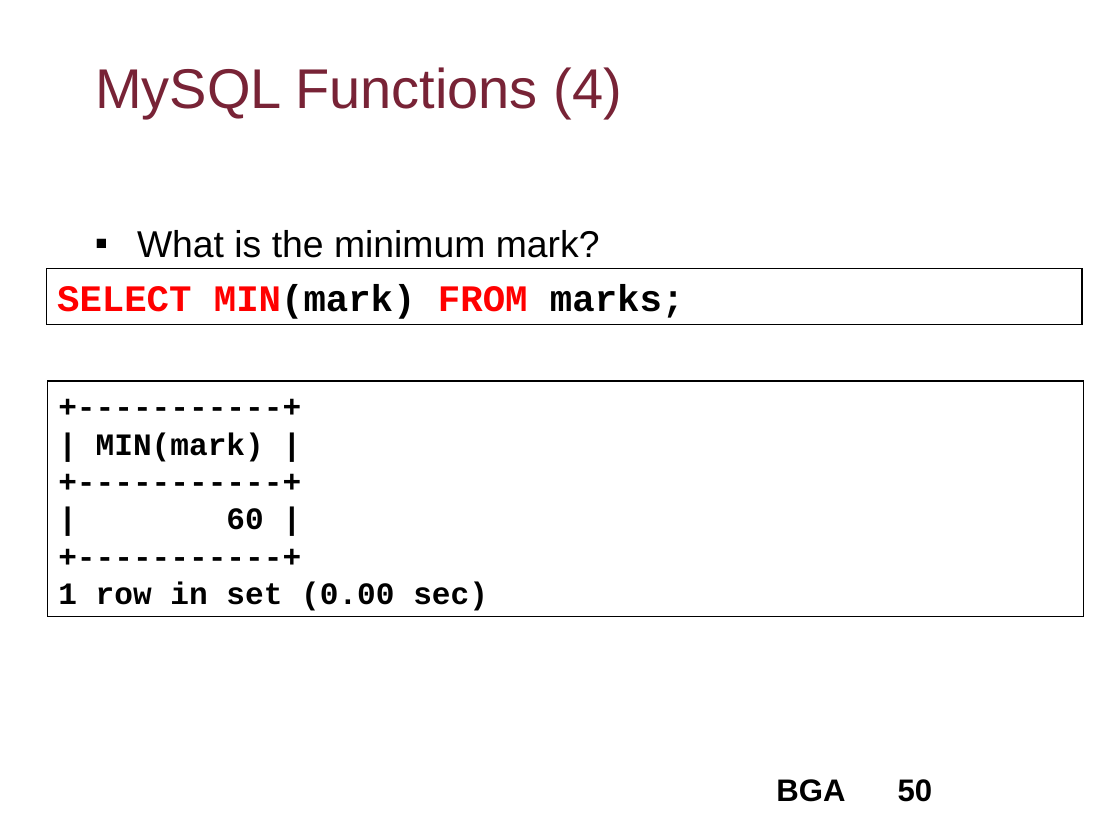
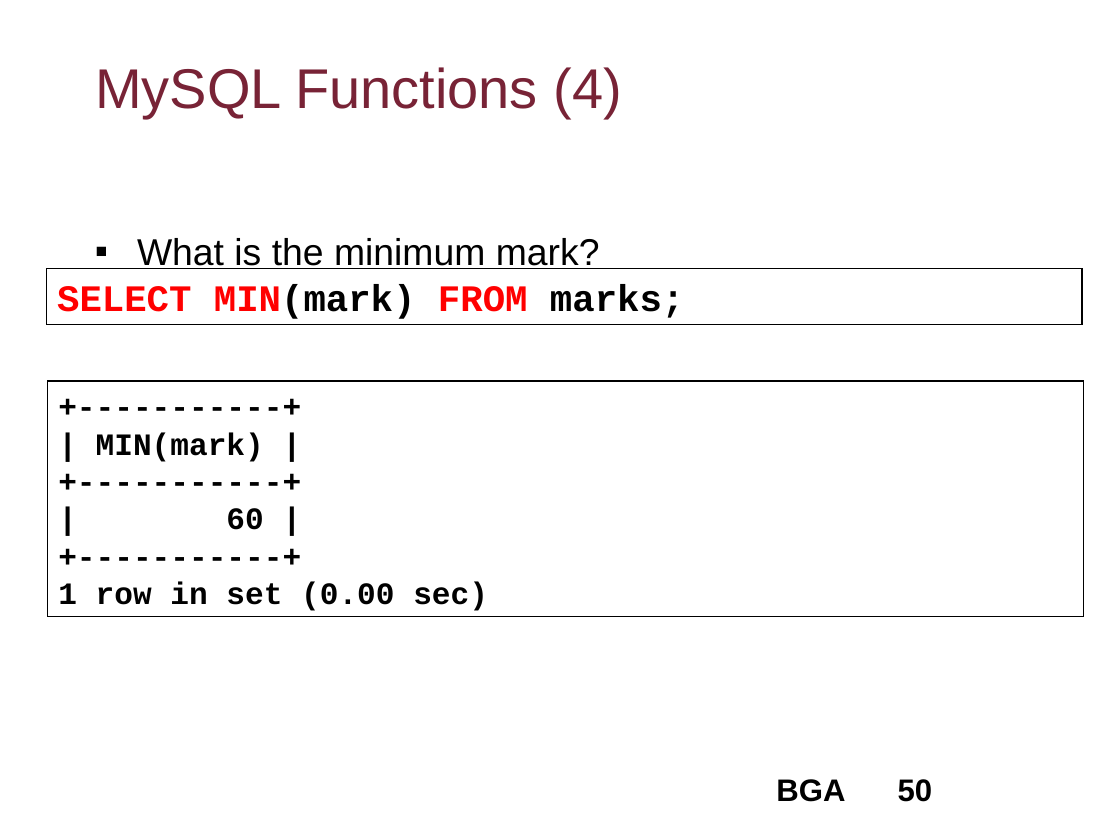
Before and after one commit to flyworker/python-automation-testing, a slide deck: slide 50 of document/course4.ppt. Drawn at 1120x840 pixels with LibreOffice and Linux fonts; fonts in the diff are those of the drawing; background and template pictures are left out. Boxes give left, top, right and bottom in pixels: in the first picture for what was removed or moved away, otherwise in the second. Text is boxed around its words. In the diff, an @@ line names an element or a change of style, - is before the commit and + after.

```diff
--- a/document/course4.ppt
+++ b/document/course4.ppt
@@ text "What is the minimum mark?": place and size @@
-text "What is the minimum mark?" at [137, 230, 600, 258]
+text "What is the minimum mark?" at [137, 238, 600, 269]
```
Also in this commit, not shown: 2 slides added, 2 other files.
